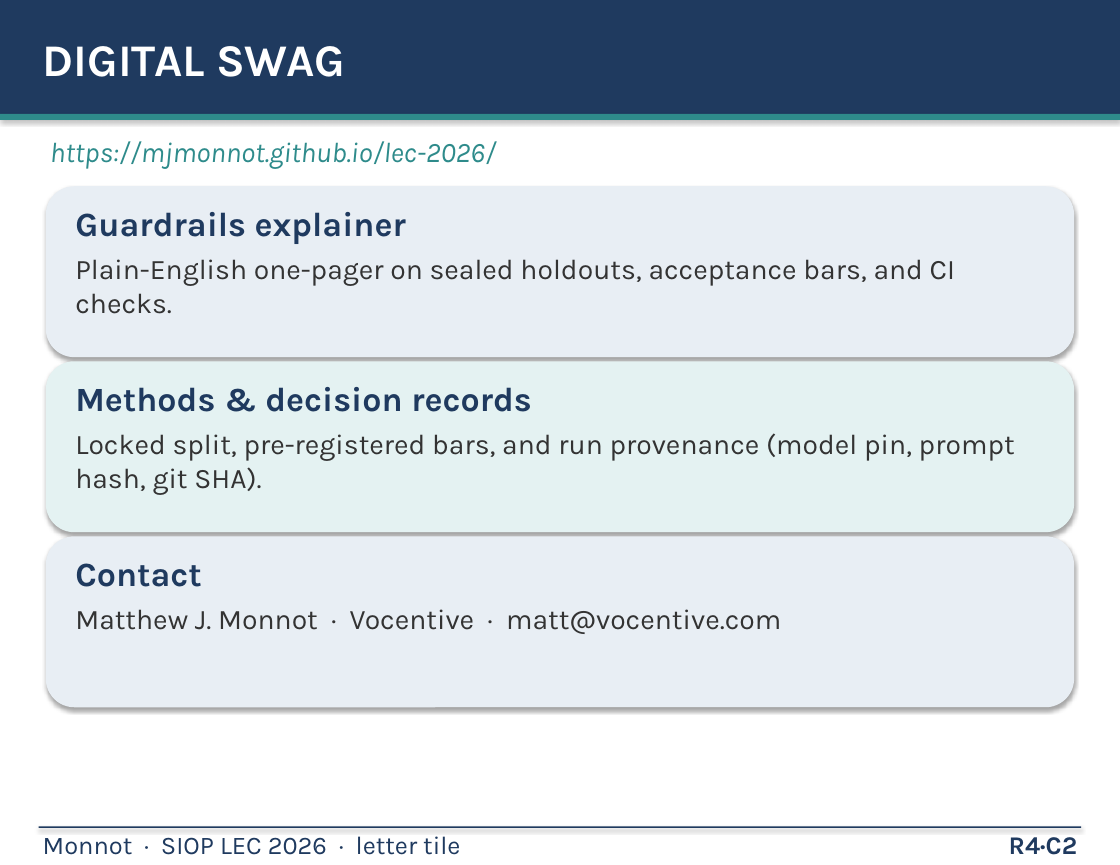
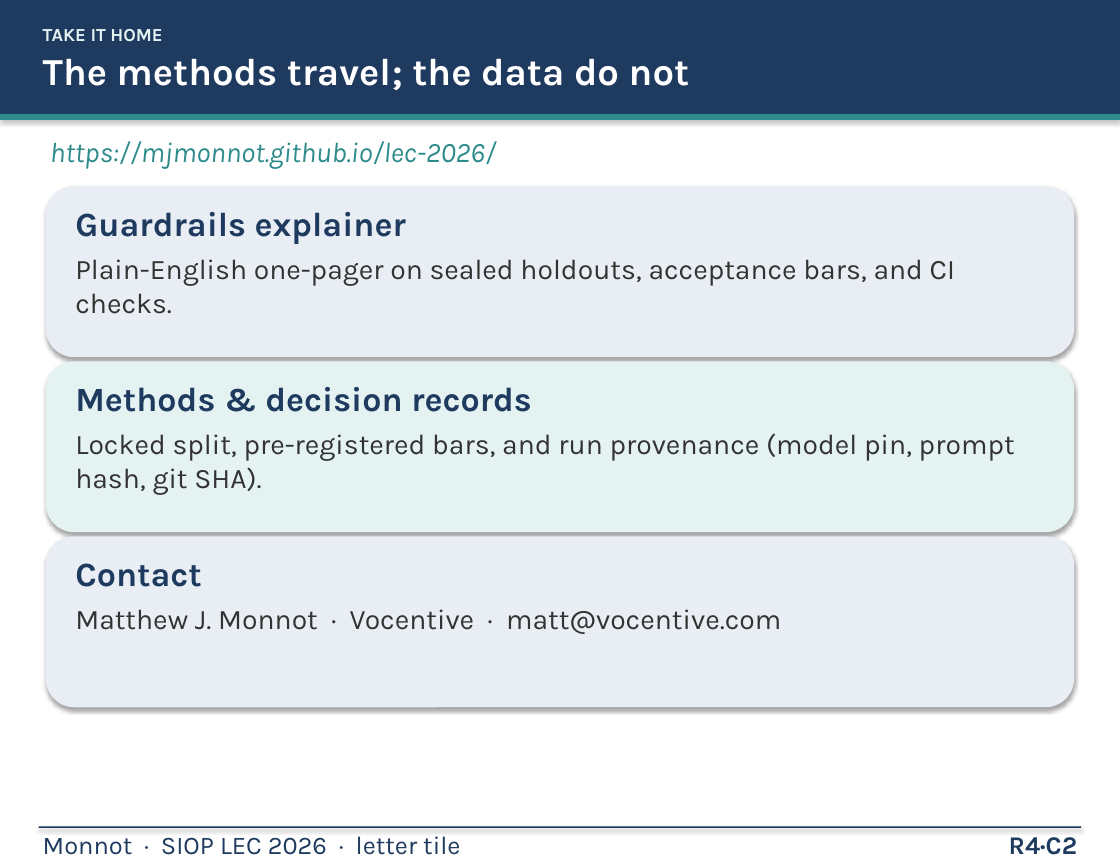
Before and after one commit to mjmonnot/mjmonnot.github.io, a slide deck: slide 14 of lec-2026/assets/Monnot_Poster_v5.pptx. Drawn at 1120x865 pixels with LibreOffice and Linux fonts; fonts in the diff are those of the drawing. Boxes give left, top, right and bottom in pixels: in the first picture for what was removed or moved away, otherwise in the second. Text is boxed around its words. In the diff, an @@ line names an element or a change of style, - is before the commit and + after.

```diff
--- a/lec-2026/assets/Monnot_Poster_v5.pptx
+++ b/lec-2026/assets/Monnot_Poster_v5.pptx
@@ text at <box>43,29,689,90</box>: text changed; size 32 to 27 pt @@
-DIGITAL SWAG
+TAKE IT HOME
+The methods travel; the data do not
```
Also in this commit, not shown: 18 other slides changed, 6 other files.
